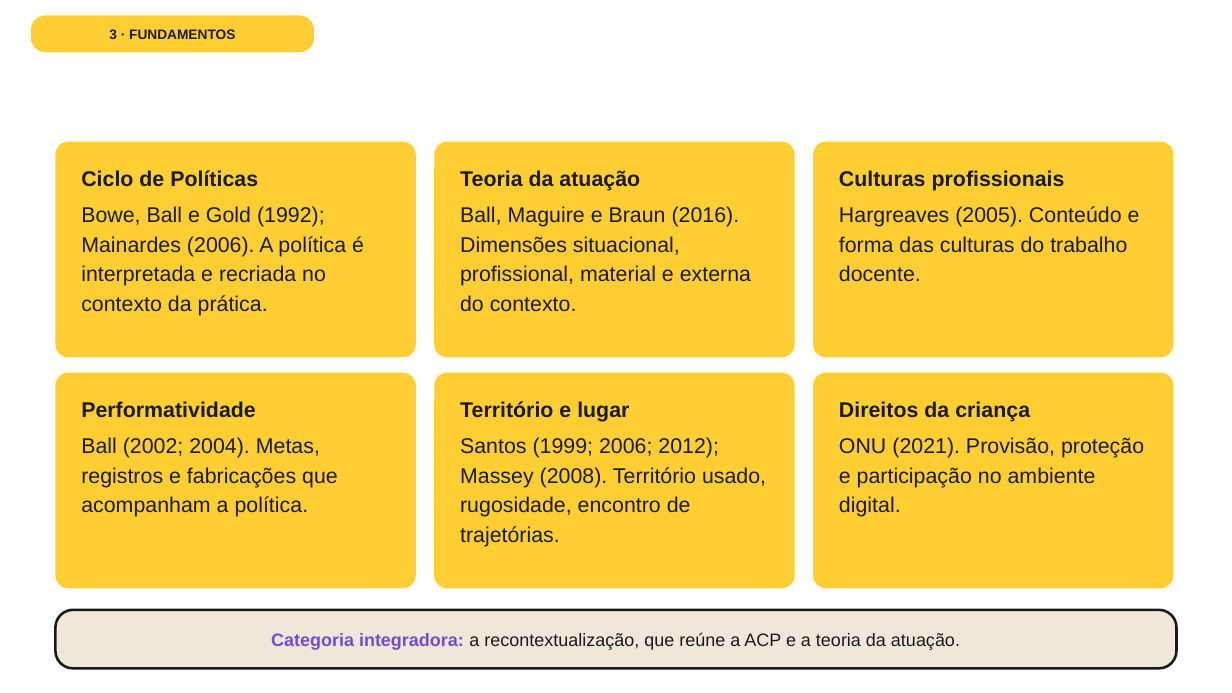
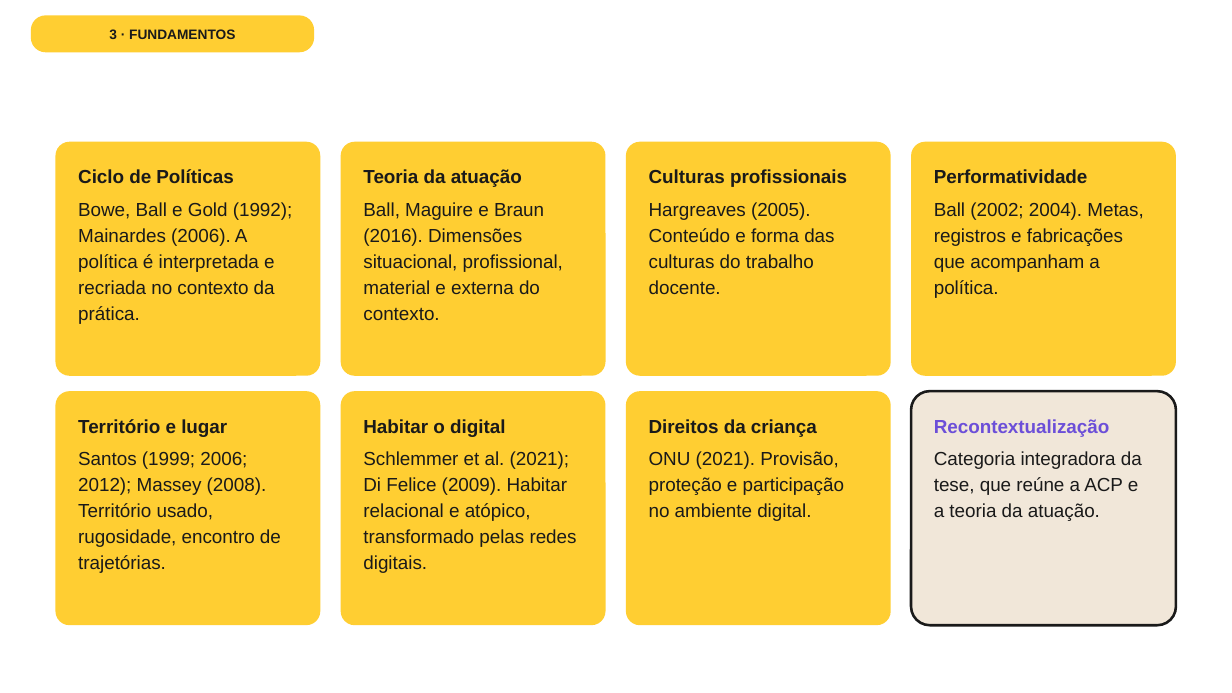
Before and after one commit to yzynya-beep/Tese, a slide deck: slide 11 of apresentacao_qualificacao/Qualificacao_PowerPoint.pptx. Drawn at 1232x693 pixels with LibreOffice and Linux fonts; fonts in the diff are those of the drawing; background and template pictures are left out. Boxes give left, top, right and bottom in pixels: in the first picture for what was removed or moved away, otherwise in the second. Text is boxed around its words. In the diff, an @@ line names an element or a change of style, - is before the commit and + after.

```diff
--- a/apresentacao_qualificacao/Qualificacao_PowerPoint.pptx
+++ b/apresentacao_qualificacao/Qualificacao_PowerPoint.pptx
@@ rounded rectangle: place and size @@
-rounded rectangle at (55, 141, 416, 357)
+rounded rectangle at (55, 141, 321, 375)
@@ rounded rectangle: place and size @@
-rounded rectangle at (434, 141, 795, 357)
+rounded rectangle at (341, 141, 606, 375)
@@ rounded rectangle: place and size @@
-rounded rectangle at (813, 141, 1174, 357)
+rounded rectangle at (626, 141, 891, 375)
@@ rounded rectangle: place and size @@
-rounded rectangle at (55, 372, 416, 588)
+rounded rectangle at (911, 141, 1177, 375)
@@ text "Teoria da atuação": place and size @@
-text "Teoria da atuação" at (460, 170, 751, 312)
+text "Teoria da atuação" at (363, 169, 563, 320)
@@ text "Culturas profissionais": place and size @@
-text "Culturas profissionais" at (839, 170, 1140, 282)
+text "Culturas profissionais" at (649, 169, 847, 294)
@@ text "Performatividade": place and size @@
-text "Performatividade" at (81, 401, 338, 517)
+text "Performatividade" at (934, 169, 1143, 298)
@@ rounded rectangle: place and size @@
-rounded rectangle at (434, 372, 795, 588)
+rounded rectangle at (55, 391, 321, 625)
@@ text "Território e lugar": place and size @@
-text "Território e lugar" at (460, 401, 766, 547)
+text "Território e lugar" at (78, 419, 281, 573)
@@ rounded rectangle: place and size @@
-rounded rectangle at (813, 372, 1174, 588)
+rounded rectangle at (341, 391, 606, 625)
@@ text added at (363, 419, 577, 573), 14.7 pt, text #1A1A1A @@
+Habitar o digital
+Schlemmer et al. (2021); Di Felice (2009). Habitar relacional e atópico, transformado pelas redes digitais.
@@ rounded rectangle added at (626, 391, 891, 625), fill #FFCE32 @@
@@ size 16.7 to 14.7 pt in 6 elements at (78, 169, 293, 324), (363, 169, 563, 320), (649, 169, 847, 294), (934, 169, 1143, 298), (78, 419, 281, 573), (649, 419, 844, 521) @@
@@ text "Direitos da criança": place and size @@
-text "Direitos da criança" at (839, 401, 1144, 517)
+text "Direitos da criança" at (649, 419, 844, 521)
@@ rounded rectangle added at (911, 391, 1177, 625), fill #F1E7D9, outline #1A1A1A 2 pt @@
@@ text "Recontextualização" at (934, 419, 1142, 521): vertical alignment middle to top @@
@@ text at (934, 419, 1142, 521): text changed; size 14 to 14.7 pt @@
-Categoria integradora: a recontextualização, que reúne a ACP e a teoria da atuação.
+Recontextualização
+Categoria integradora da tese, que reúne a ACP e a teoria da atuação.
@@ rounded rectangle removed at (55, 610, 1177, 668) @@
```
Also in this commit, not shown: 1 other file.
